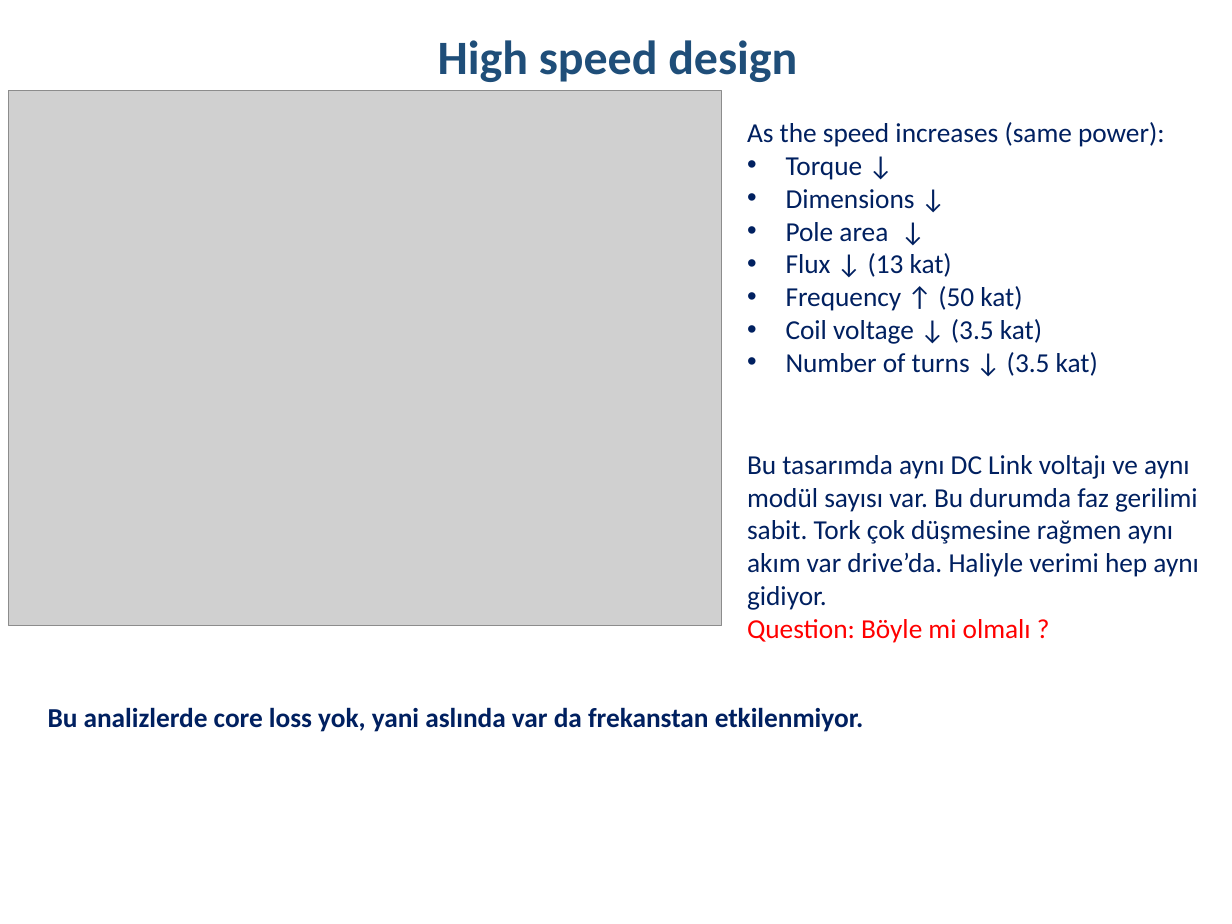
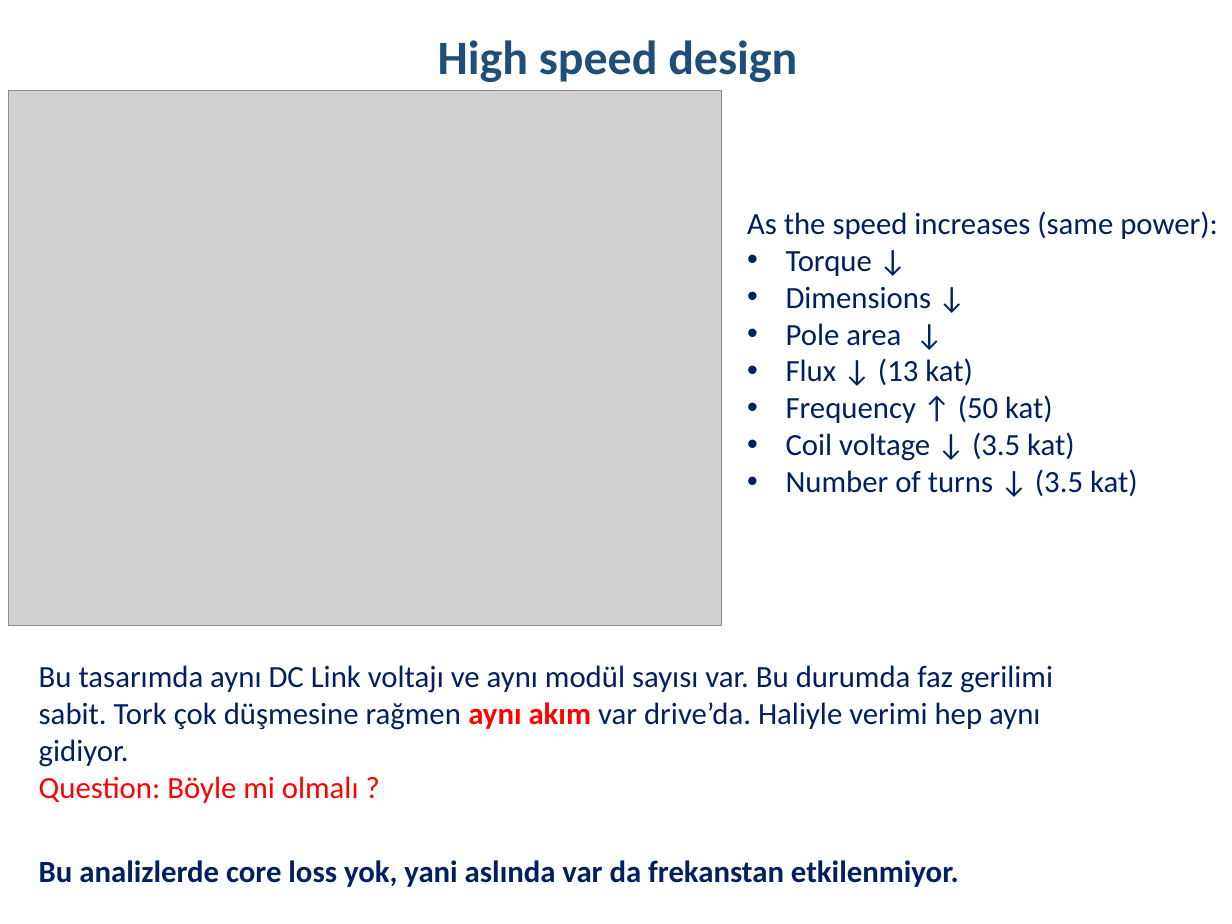
Before and after one commit to hakanpolat/IMMD, a slide deck: slide 31 of Literature/immd_ver2_research.pptx (slide 13 before the commit). Drawn at 1232x924 pixels with LibreOffice and Linux fonts; fonts in the diff are those of the drawing; grey boxes stand for pictures. Boxes give left, top, right and bottom in pixels: in the first picture for what was removed or moved away, otherwise in the second. Text is boxed around its words. In the diff, an @@ line names an element or a change of style, - is before the commit and + after.

Commit message:
Fault tolerant drives üzerine.

```diff
--- a/Literature/immd_ver2_research.pptx
+++ b/Literature/immd_ver2_research.pptx
@@ text "As the speed increases (same ...": place and size @@
-text "As the speed increases (same ..." at [747,122,1165,376]
+text "As the speed increases (same ..." at [747,211,1218,496]
@@ text "As the speed increases (same ..." at [747,211,1218,496]: size 16 to 18 pt @@
@@ text "Bu tasarımda aynı DC Link ...": place and size @@
-text "Bu tasarımda aynı DC Link ..." at [747,455,1199,643]
+text "Bu tasarımda aynı DC Link ..." at [39,665,1053,803]
@@ text "Bu tasarımda aynı DC Link ..." at [39,665,1053,803]: size 16 to 18 pt; text colour #002060 to #FF0000, bold on in "aynı akım" @@
@@ text "Bu analizlerde core loss yok, ..." at [39,860,959,887]: size 16 to 18 pt @@
@@ text "Bu analizlerde core loss yok, ...": place and size @@
-text "Bu analizlerde core loss yok, ..." at [48,707,864,732]
+text "Bu analizlerde core loss yok, ..." at [39,860,959,887]
```
Also in this commit, not shown: 12 other slides changed, 21 slides added, 2 slides removed, 4 other files.
